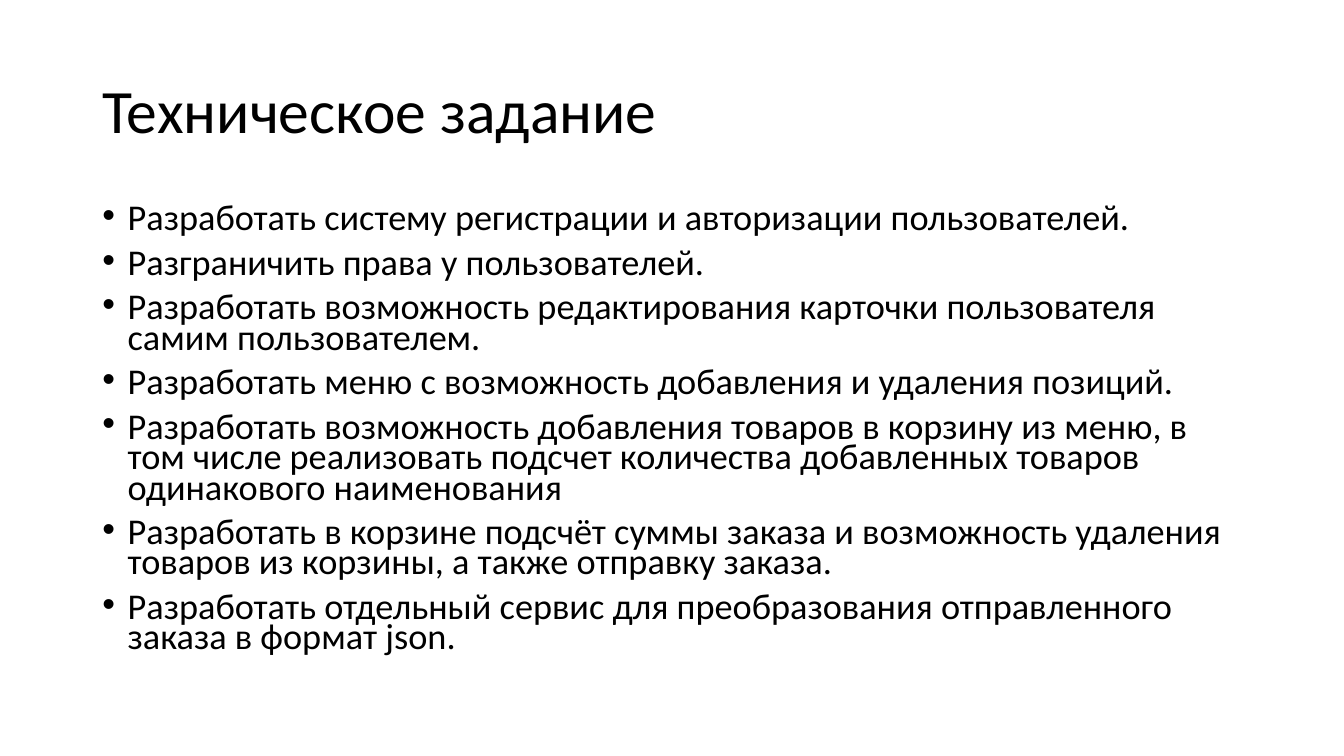
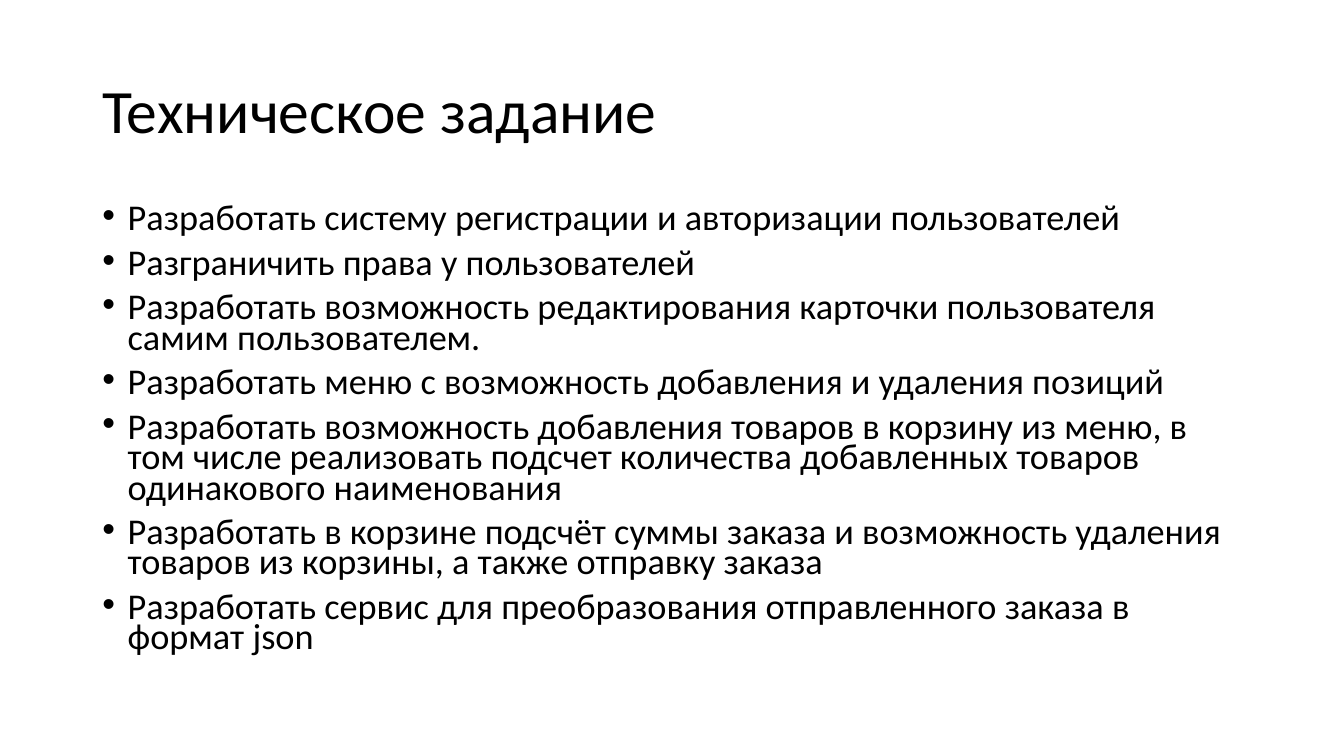
Before and after one commit to DEdKorolev/sushishop, a slide deck: slide 5 of Разработка cайта для магазина роллов и суши.pptx. Drawn at 1344x756 pixels with LibreOffice and Linux fonts; fonts in the diff are those of the drawing. Boxes give left, top, right and bottom in pixels: in the first picture for what was removed or moved away, otherwise in the second. Text is boxed around its words. In the diff, an @@ line names an element or a change of style, - is before the commit and + after.

```diff
--- a/Разработка cайта для магазина роллов и суши.pptx
+++ b/Разработка cайта для магазина роллов и суши.pptx
@@ text at (x1=128, y1=205, x2=1120, y2=281): text changed @@
-• Разработать систему регистрации и авторизации пользователей.
-• Разграничить права у пользователей.
+• Разработать систему регистрации и авторизации пользователей
+• Разграничить права у пользователей
@@ text at (x1=128, y1=369, x2=1164, y2=400): text changed @@
-• Разработать меню с возможность добавления и удаления позиций.
+• Разработать меню с возможность добавления и удаления позиций
@@ text at (x1=128, y1=519, x2=1220, y2=656): text changed @@
-• Разработать в корзине подсчёт суммы заказа и возможность удаления товаров из корзины, а также отправку заказа.
-• Разработать отдельный сервис для преобразования отправленного заказа в формат json.
+• Разработать в корзине подсчёт суммы заказа и возможность удаления товаров из корзины, а также отправку заказа
+• Разработать сервис для преобразования отправленного заказа в формат json
```
Also in this commit, not shown: 1 other slide changed, 1 slide added, 18 other files.
